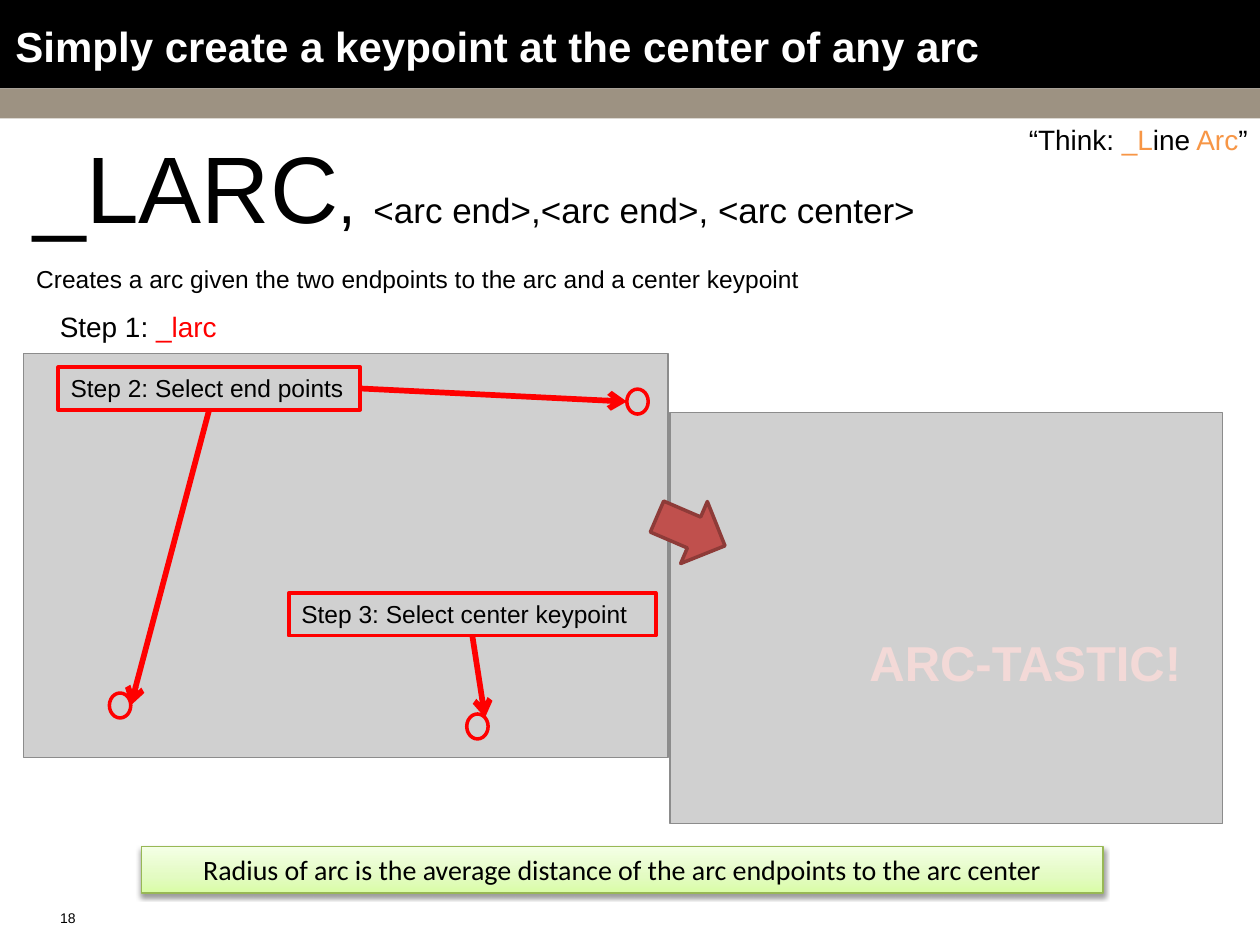
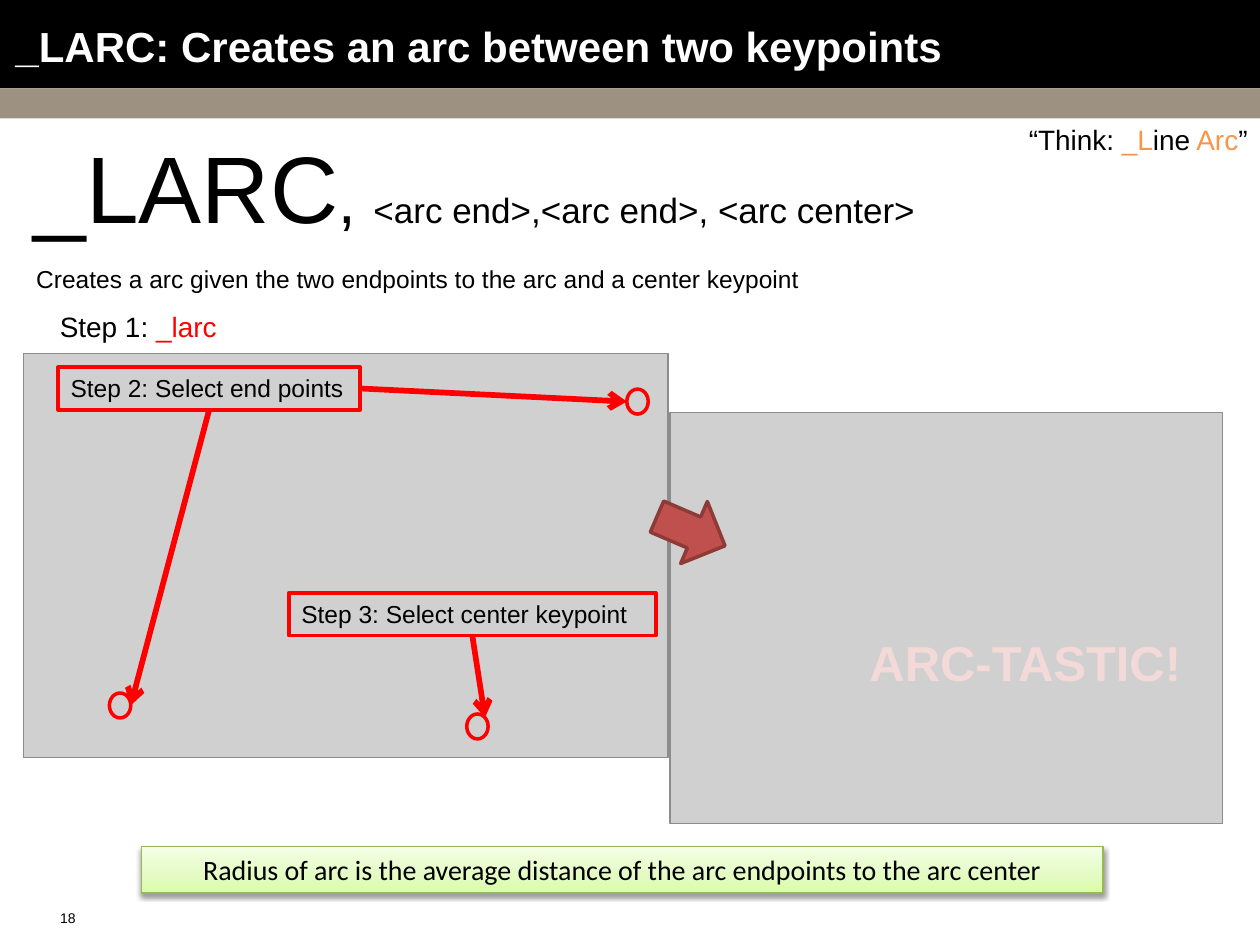
Before and after one commit to bguest/ansys-macros, a slide deck: slide 18 of Macro-Mania.pptx. Drawn at 1260x945 pixels with LibreOffice and Linux fonts; fonts in the diff are those of the drawing; grey boxes stand for pictures; background and template pictures are left out. Boxes give left, top, right and bottom in pixels: in the first picture for what was removed or moved away, otherwise in the second. Text is boxed around its words. In the diff, an @@ line names an element or a change of style, - is before the commit and + after.

```diff
--- a/Macro-Mania.pptx
+++ b/Macro-Mania.pptx
@@ title at (15, 31, 942, 70): text changed @@
-Simply create a keypoint at the center of any arc
+_LARC: Creates an arc between two keypoints
```
Also in this commit, not shown: 5 slides added, 4 other files.
